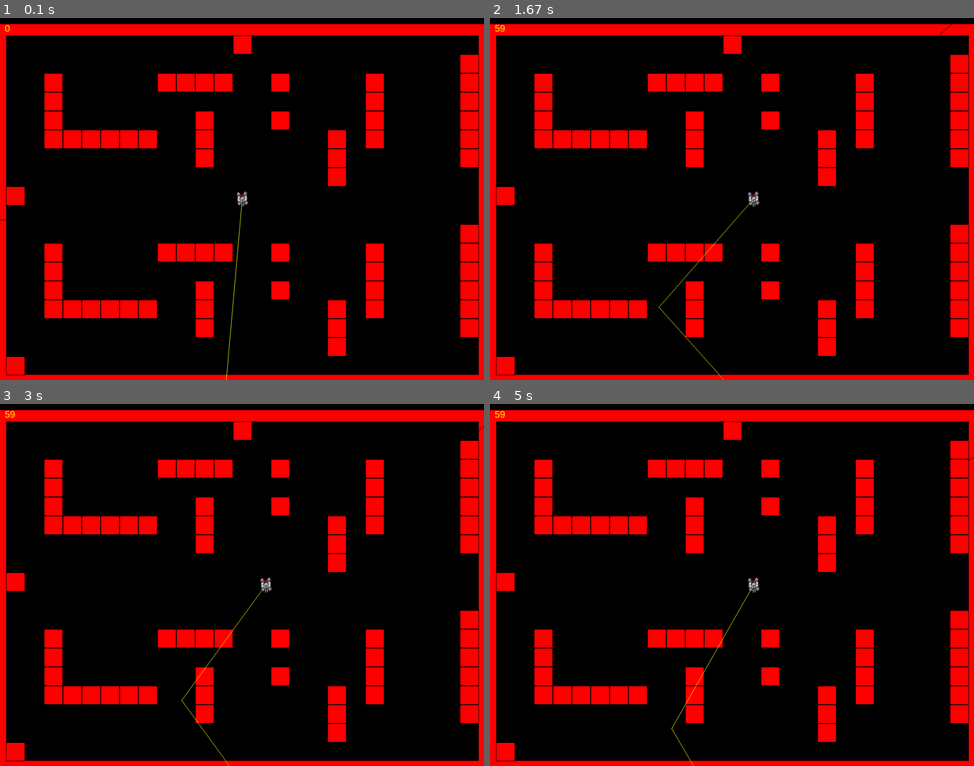
Above: before the commit, frames 1-4 (two rows, left to right).
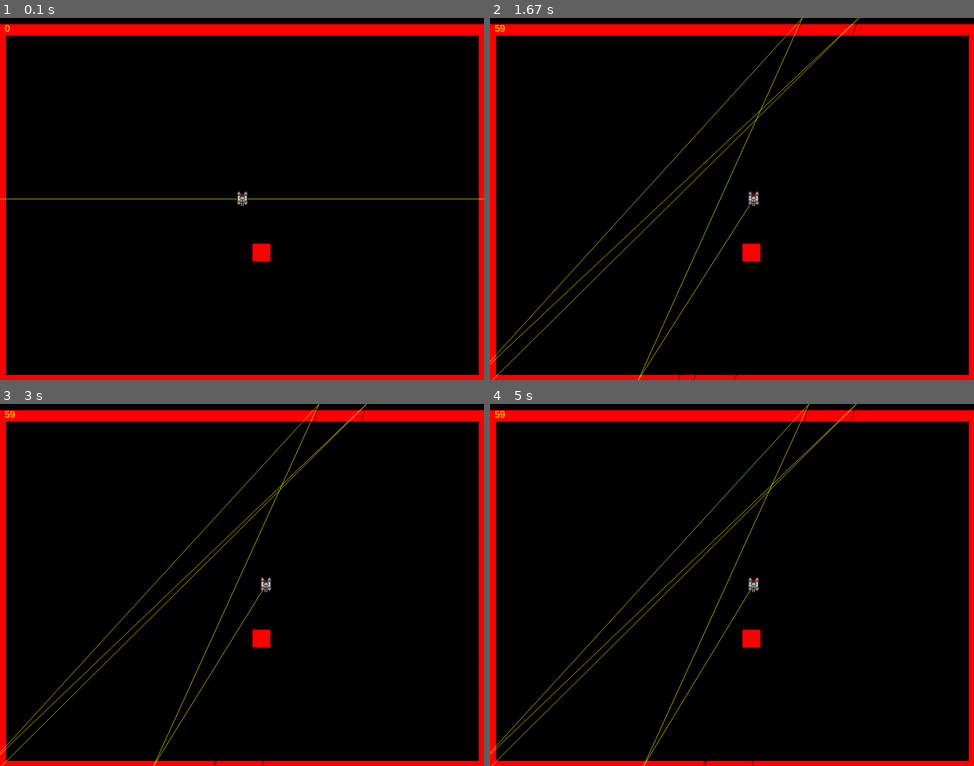
Above: after the commit, the same moments.

Repository: jonalfarlinga/lazars
Game: pygame game, started from lazars_main.py
The game is run twice, just before and just after one commit, with the same random seed, the same clock (stepped at 60 frames per second) and the same inputs.
Inputs:
- Up to frame 1 (0.1 s): no input
- Up to frame 2 (1.67 s): hold Right 0.33-0.8 s; hold Right 0.83-1.3 s; hold D 0.83-1.3 s; hold Left from 1.33 s (still down); hold A from 1.33 s (still down)
- Up to frame 3 (3 s): release Left at 1.87 s; release A at 1.87 s; hold Left 1.9-2.3 s; hold A 1.9-2.3 s; hold Right 2.33-2.97 s; hold D 2.33-2.97 s
- Up to frame 4 (5 s): hold Left 3-3.47 s; hold A 3-3.47 s; hold Right 3.5-3.97 s; hold D 3.5-3.97 s; hold Right 4-4.47 s; hold D 4-4.47 s; hold Left from 4.5 s (still down); hold A from 4.5 s (still down)

The runs differ from the first frame. In frame 1, 13% of the frame differs, in the area x 0-100%, y 4-100%; in frame 2, 14%, in the area x 0-99%, y 0-100%; in frame 3, 14%; in frame 4, 14%.

Commit message:
radians improvements

Diff:
--- a/entities.py
+++ b/entities.py
@@ -6,7 +6,7 @@
 
 class Player(pygame.sprite.Sprite):
     # image = pygame.image.load(os.path.join("assets", "player.png"))
-    direction = 4.8  # player facing in radians
+    direction = 0  # player facing in radians
     bounces = 5
     speed = 5
     img_source = os.path.join("assets", "tank.png")
@@ -26,7 +26,7 @@
     def move(self, rects):
         keys = pygame.key.get_pressed()
         if keys[pygame.K_LEFT]:
-            self.direction -= .1
+            self.direction -= .05
             # self.image = pygame.transform.rotate(
             #    pygame.image.load(self.img_source),
             #    self.direction,
@@ -36,7 +36,7 @@
                 self.direction = self.direction + PI2
             print(self.direction)
         elif keys[pygame.K_RIGHT]:
-            self.direction += .1
+            self.direction += .05
             # self.image = pygame.transform.rotate(
             #    pygame.image.load(self.img_source),
             #    self.direction,
--- a/lazars_main.py
+++ b/lazars_main.py
@@ -46,7 +46,7 @@
 # create a surface on screen and initialize entities
 screen = pygame.display.set_mode((SCREEN_WIDTH, SCREEN_HEIGHT))
 borders = maps.build_borders(screen)
-walls = maps.build_walls(maps.testmap())
+walls = maps.build_walls(maps.testmap2())
 
 player = Player()
 player.rect.center = (SCREEN_WIDTH // 2, SCREEN_HEIGHT // 2)
--- a/vector_math.py
+++ b/vector_math.py
@@ -206,9 +206,9 @@
             rect = rects[index]
             if rect.bottom > stop:
                 stop = rect.bottom
-        x2 = stop
-        y2 = source[1] + (
-            (stop - source[0]) * math.sin(rad) / math.cos(rad)
+        y2 = stop
+        x2 = source[1] + (
+            (stop - source[0]) * math.cos(rad) / math.sin(rad)
         )
         if rad < PI:
             rad = PI2 + PI - rad
@@ -234,9 +234,9 @@
             rect = rects[index]
             if rect.top < stop:
                 stop = rect.top
-        x2 = stop
-        y2 = source[1] + (
-            (stop - source[0]) * math.sin(rad) / math.cos(rad)
+        y2 = stop
+        x2 = source[0] + (
+            (stop - source[1]) * math.cos(rad) / math.sin(rad)
         )
         if rad < PI:
             rad = PI2 + PI - rad
@@ -275,19 +275,19 @@
 
     while source and len(bounce_points) < bounces:
         if PI / 4 < rad <= PI * .75:       # pi/4 to 3pi/4
-            wally = 0
+            wally = SCREEN_HEIGHT
             wallx = source[0] + (
-                (0 - source[1]) * math.sin(rad) / math.cos(rad)
+                (SCREEN_HEIGHT - source[1]) * math.cos(rad) / math.sin(rad)
             )
         elif PI * .75 < rad <= PI * 1.25:  # 3pi/4 to 5pi/4
             wallx = 0
-            wally = source[0] + (
-                (0 - source[1]) * math.sin(rad) / math.cos(rad)
+            wally = source[1] + (
+                (0 - source[0]) * math.sin(rad) / math.cos(rad)
             )
         elif PI * 1.25 < rad <= PI * 1.75:  # 5pi//4 to 7pi/4
-            wally = SCREEN_HEIGHT
+            wally = 0
             wallx = source[0] + (
-                (SCREEN_HEIGHT - source[1]) * math.sin(rad) / math.cos(rad)
+                (0 - source[1]) * math.cos(rad) / math.sin(rad)
             )
         else:   # remainder is < p/4 or > 7pi/4
             wallx = SCREEN_WIDTH
